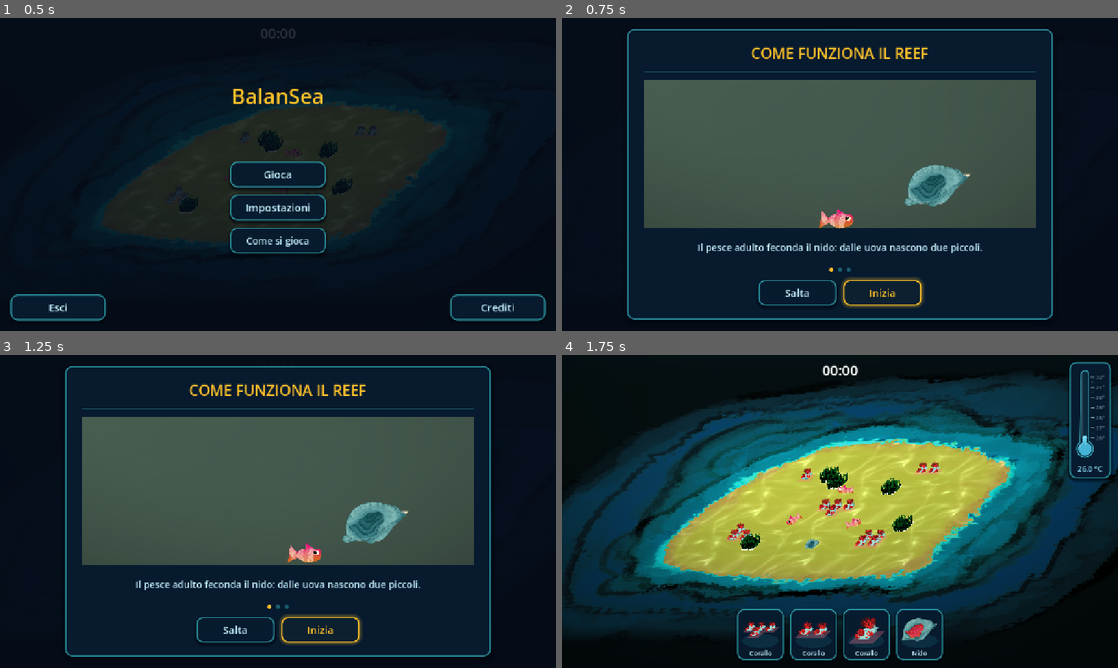
Above: before the commit, frames 1-4 (two rows, left to right).
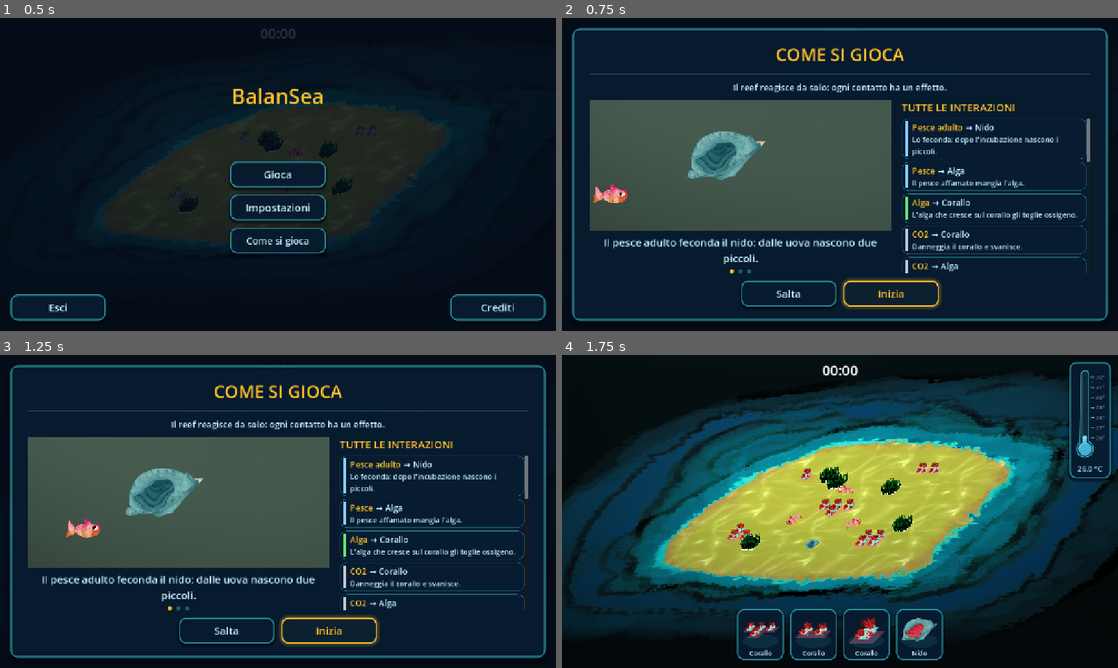
Above: after the commit, the same moments.

Repository: TakFog/rgj2026
Game: Godot game, scene res://main/main.tscn
Two runs of this game, one before a commit and one after it. Both use one fixed random seed, a clock stepped at 60 frames per second and the inputs below. Sound files missing from this copy of the repository are replaced by a short silence.
Inputs:
- Up to frame 1 (0.5 s): no input
- Up to frame 2 (0.75 s): click "Gioca" at 0.5 s
- Up to frame 3 (1.25 s): no input
- Up to frame 4 (1.75 s): click "Salta" at 1.25 s

Frame 1 is identical in both runs. In frame 2, 30% of the frame differs, in the area x 1-99%, y 3-97%; in frame 3, 30%; in frame 4, nothing differs.

Commit message:
Expand Come si gioca with all interactions and a full-screen layout

Diff:
--- /dev/null
+++ b/core/tutorial_interactions.gd
@@ -0,0 +1,98 @@
+class_name TutorialInteractions
+extends RefCounted
+## Complete player-facing interaction reference for the "Come si gioca" screen.
+## Mirrors docs/GDD.md §8 (plus the two core fish behaviours), but describes the
+## effects qualitatively so balance-number changes do not make the tutorial stale.
+
+const ROWS: Array[Dictionary] = [
+	{
+		"agent": "Pesce adulto", "target": "Nido",
+		"effect": "Lo feconda: dopo l'incubazione nascono i piccoli.",
+		"color": Color(0.55, 0.8, 1.0),
+	},
+	{
+		"agent": "Pesce", "target": "Alga",
+		"effect": "Il pesce affamato mangia l'alga.",
+		"color": Color(0.55, 0.8, 1.0),
+	},
+	{
+		"agent": "Alga", "target": "Corallo",
+		"effect": "L'alga che cresce sul corallo gli toglie ossigeno.",
+		"color": Color(0.4, 0.9, 0.45),
+	},
+	{
+		"agent": "CO2", "target": "Corallo",
+		"effect": "Danneggia il corallo e svanisce.",
+		"color": Color(0.75, 0.78, 0.82),
+	},
+	{
+		"agent": "CO2", "target": "Alga",
+		"effect": "Viene assorbita e l'alga si espande subito.",
+		"color": Color(0.75, 0.78, 0.82),
+	},
+	{
+		"agent": "CO2", "target": "Nido con uova",
+		"effect": "Le uova muoiono; il nido torna vuoto.",
+		"color": Color(0.75, 0.78, 0.82),
+	},
+	{
+		"agent": "Busta", "target": "Pesce",
+		"effect": "Il pesce muore; la busta resta.",
+		"color": Color(0.9, 0.9, 0.95),
+	},
+	{
+		"agent": "Busta", "target": "Corallo",
+		"effect": "Danneggia il corallo e svanisce.",
+		"color": Color(0.9, 0.9, 0.95),
+	},
+	{
+		"agent": "Ciclone", "target": "Pesce o alga",
+		"effect": "Pesci e alghe vengono distrutti.",
+		"color": Color(0.45, 0.85, 0.95),
+	},
+	{
+		"agent": "Ciclone", "target": "Nido",
+		"effect": "Il nido viene distrutto.",
+		"color": Color(0.45, 0.85, 0.95),
+	},
+	{
+		"agent": "Ciclone", "target": "CO2 o busta",
+		"effect": "Le minacce vengono rimosse.",
+		"color": Color(0.45, 0.85, 0.95),
+	},
+	{
+		"agent": "Ciclone", "target": "Predatore",
+		"effect": "Il predatore viene rimosso.",
+		"color": Color(0.45, 0.85, 0.95),
+	},
+	{
+		"agent": "Ciclone", "target": "Corallo",
+		"effect": "Il corallo muore; il ciclone svanisce.",
+		"color": Color(0.45, 0.85, 0.95),
+	},
+	{
+		"agent": "Predatore", "target": "Pesce",
+		"effect": "Il predatore mangia il pesce.",
+		"color": Color(1.0, 0.55, 0.25),
+	},
+	{
+		"agent": "Predatore", "target": "Nido con uova",
+		"effect": "Mangia le uova; il nido torna vuoto.",
+		"color": Color(1.0, 0.55, 0.25),
+	},
+	{
+		"agent": "Tartaruga", "target": "Predatore",
+		"effect": "Lo allontana: smette di cacciare e se ne va.",
+		"color": Color(0.4, 1.0, 0.6),
+	},
+	{
+		"agent": "Tartaruga", "target": "Busta",
+		"effect": "Rimuove la busta, poi se ne va.",
+		"color": Color(0.4, 1.0, 0.6),
+	},
+	{
+		"agent": "Tartaruga", "target": "Alga",
+		"effect": "La mangia, più in fretta di un pesce.",
+		"color": Color(0.4, 1.0, 0.6),
+	},
+]
--- /dev/null
+++ b/tests/unit/test_tutorial_interactions.gd
@@ -0,0 +1,34 @@
+extends TestCase
+## The "Come si gioca" reference must cover the GDD §8 interaction table.
+
+func test_rows_cover_the_gdd_interactions() -> void:
+	var keys := {}
+	for row in TutorialInteractions.ROWS:
+		assert_false(row["agent"].is_empty(), "empty agent")
+		assert_false(row["target"].is_empty(), "empty target")
+		assert_false(row["effect"].is_empty(), "empty effect")
+		keys["%s|%s" % [row["agent"], row["target"]]] = true
+
+	for key in [
+		"Alga|Corallo",
+		"CO2|Corallo",
+		"CO2|Alga",
+		"CO2|Nido con uova",
+		"Busta|Pesce",
+		"Busta|Corallo",
+		"Ciclone|Pesce o alga",
+		"Ciclone|Nido",
+		"Ciclone|CO2 o busta",
+		"Ciclone|Predatore",
+		"Ciclone|Corallo",
+		"Predatore|Pesce",
+		"Predatore|Nido con uova",
+		"Tartaruga|Predatore",
+		"Tartaruga|Busta",
+		"Tartaruga|Alga",
+	]:
+		assert_true(keys.has(key), "missing interaction: %s" % key)
+
+
+func test_rows_have_enough_entries_for_a_real_reference() -> void:
+	assert_true(TutorialInteractions.ROWS.size() >= 16)
--- a/tests/unit/test_tutorial_stage.gd
+++ b/tests/unit/test_tutorial_stage.gd
@@ -26,6 +26,9 @@
 			assert_false(node.is_in_group(group), "%s joined %s" % [node.name, group])
 
 
-func test_stage_width_matches_the_tutorial_card() -> void:
-	assert_eq(TutorialStage.STAGE_SIZE.x, TutorialScreen.CONTENT_WIDTH,
-			"the stage must fill the card's content width")
+func test_stage_fills_the_tutorial_pane() -> void:
+	var stage := TutorialStage.new()
+	assert_eq(stage.size_flags_horizontal, Control.SIZE_EXPAND_FILL)
+	assert_eq(stage.size_flags_vertical, Control.SIZE_EXPAND_FILL)
+	assert_true(TutorialStage.STAGE_SIZE.x > 0.0)
+	stage.free()
--- a/ui/b_tutorial_screen.gd
+++ b/ui/b_tutorial_screen.gd
@@ -1,9 +1,9 @@
 class_name TutorialScreen
 extends ColorRect
-## Full-screen tutorial between the menu and the run. Three hand-animated
-## vignettes use the game's own art and oblique view. The run stays paused
-## behind it; only the front end starts the run when the player leaves.
-## Works while the tree is paused.
+## Full-screen tutorial between the menu and the run. The left pane animates
+## the three core reactions with the game's own art and oblique view; the right
+## pane lists every GDD §8 interaction. The run stays paused behind it; only the
+## front end starts the run when the player leaves. Works while the tree is paused.
 
 signal run_started
 signal closed
@@ -14,9 +14,9 @@
 enum InputAction { NONE, NEXT, PRIMARY }
 
 const SECONDS_PER_STEP := 6.0
-const BUTTON_SIZE := Vector2(180.0, 60.0)
-## Content width of the card; TutorialStage fills it edge to edge.
-const CONTENT_WIDTH := 900.0
+const SCREEN_MARGIN := 24.0
+const RIGHT_COLUMN_MIN_WIDTH := 340.0
+const CAPTION_FONT_SIZE := 24
 
 var _mode := Mode.START
 var _sequence: TutorialSequence
@@ -54,62 +54,110 @@
 	process_mode = Node.PROCESS_MODE_ALWAYS
 	visible = false
 	mouse_filter = Control.MOUSE_FILTER_STOP
-	color = Color(0.02, 0.05, 0.1, 0.94)
+	color = SeaStyle.OVERLAY_COLOR
 	set_anchors_and_offsets_preset(Control.PRESET_FULL_RECT)
 
 	_sequence = TutorialSequence.new()
 
-	var center := CenterContainer.new()
-	center.set_anchors_and_offsets_preset(Control.PRESET_FULL_RECT)
-	add_child(center)
+	var margin := MarginContainer.new()
+	margin.set_anchors_and_offsets_preset(Control.PRESET_FULL_RECT)
+	for side in ["left", "right", "top", "bottom"]:
+		margin.add_theme_constant_override("margin_%s" % side, int(SCREEN_MARGIN))
+	add_child(margin)
 
 	var card := PanelContainer.new()
 	card.add_theme_stylebox_override("panel", SeaStyle.panel_box())
-	center.add_child(card)
+	card.size_flags_horizontal = Control.SIZE_EXPAND_FILL
+	card.size_flags_vertical = Control.SIZE_EXPAND_FILL
+	margin.add_child(card)
 
 	var box := VBoxContainer.new()
-	box.custom_minimum_size = Vector2(CONTENT_WIDTH, 0.0)
-	box.add_theme_constant_override("separation", 18)
+	box.size_flags_horizontal = Control.SIZE_EXPAND_FILL
+	box.size_flags_vertical = Control.SIZE_EXPAND_FILL
+	box.add_theme_constant_override("separation", SeaStyle.MENU_SEPARATION)
 	card.add_child(box)
 
 	var title := Label.new()
-	title.text = "COME FUNZIONA IL REEF"
-	title.horizontal_alignment = HORIZONTAL_ALIGNMENT_CENTER
-	title.add_theme_font_size_override("font_size", 34)
-	title.add_theme_color_override("font_color", SeaStyle.SAND_COLOR)
+	title.text = "COME SI GIOCA"
+	SeaStyle.style_title(title)
 	box.add_child(title)
-
-	var divider := ColorRect.new()
-	divider.color = Color(SeaStyle.RIM_COLOR, 0.35)
-	divider.custom_minimum_size = Vector2(0, 2)
-	divider.mouse_filter = Control.MOUSE_FILTER_IGNORE
-	box.add_child(divider)
+	box.add_child(SeaStyle.divider())
+
+	var intro := Label.new()
+	intro.text = "Il reef reagisce da solo: ogni contatto ha un effetto."
+	intro.horizontal_alignment = HORIZONTAL_ALIGNMENT_CENTER
+	intro.add_theme_font_size_override("font_size", 20)
+	intro.add_theme_color_override("font_color", SeaStyle.CAPTION_COLOR)
+	box.add_child(intro)
+
+	var content := HBoxContainer.new()
+	content.size_flags_horizontal = Control.SIZE_EXPAND_FILL
+	content.size_flags_vertical = Control.SIZE_EXPAND_FILL
+	content.add_theme_constant_override("separation", 24)
+	box.add_child(content)
+
+	# Left: the three animated core-loop vignettes.
+	var left := VBoxContainer.new()
+	left.size_flags_horizontal = Control.SIZE_EXPAND_FILL
+	left.size_flags_vertical = Control.SIZE_EXPAND_FILL
+	left.size_flags_stretch_ratio = 1.6
+	left.add_theme_constant_override("separation", 8)
+	content.add_child(left)
 
 	_stage = TutorialStage.new(Game.VIEW_SETTINGS.x_axis, Game.VIEW_SETTINGS.y_axis)
-	box.add_child(_stage)
+	_stage.size_flags_horizontal = Control.SIZE_EXPAND_FILL
+	_stage.size_flags_vertical = Control.SIZE_EXPAND_FILL
+	left.add_child(_stage)
 
 	_caption = Label.new()
 	_caption.horizontal_alignment = HORIZONTAL_ALIGNMENT_CENTER
 	_caption.vertical_alignment = VERTICAL_ALIGNMENT_CENTER
 	_caption.autowrap_mode = TextServer.AUTOWRAP_WORD_SMART
-	_caption.add_theme_font_size_override("font_size", 22)
+	_caption.add_theme_font_size_override("font_size", CAPTION_FONT_SIZE)
 	_caption.add_theme_color_override("font_color", SeaStyle.CAPTION_COLOR)
-	_caption.custom_minimum_size = Vector2(0, 56)
+	_caption.custom_minimum_size = Vector2(0, 46)
 	_caption.size_flags_horizontal = Control.SIZE_EXPAND_FILL
-	box.add_child(_caption)
-
-	box.add_child(_build_dots())
+	left.add_child(_caption)
+	left.add_child(_build_dots())
+
+	# Right: the complete GDD §8 interaction reference.
+	var right := VBoxContainer.new()
+	right.size_flags_horizontal = Control.SIZE_EXPAND_FILL
+	right.size_flags_vertical = Control.SIZE_EXPAND_FILL
+	right.custom_minimum_size.x = RIGHT_COLUMN_MIN_WIDTH
+	right.add_theme_constant_override("separation", 8)
+	content.add_child(right)
+
+	var list_title := Label.new()
+	list_title.text = "TUTTE LE INTERAZIONI"
+	list_title.add_theme_font_size_override("font_size", 24)
+	list_title.add_theme_color_override("font_color", SeaStyle.SAND_COLOR)
+	right.add_child(list_title)
+
+	var scroll := ScrollContainer.new()
+	scroll.size_flags_horizontal = Control.SIZE_EXPAND_FILL
+	scroll.size_flags_vertical = Control.SIZE_EXPAND_FILL
+	scroll.horizontal_scroll_mode = ScrollContainer.SCROLL_MODE_DISABLED
+	right.add_child(scroll)
+
+	var rows := VBoxContainer.new()
+	rows.size_flags_horizontal = Control.SIZE_EXPAND_FILL
+	rows.add_theme_constant_override("separation", 6)
+	rows.mouse_filter = Control.MOUSE_FILTER_IGNORE
+	scroll.add_child(rows)
+	for data in TutorialInteractions.ROWS:
+		rows.add_child(_interaction_row(data))
 
 	var actions := HBoxContainer.new()
 	actions.alignment = BoxContainer.ALIGNMENT_CENTER
 	actions.add_theme_constant_override("separation", 16)
 	box.add_child(actions)
 
-	_skip = _button("Salta")
+	_skip = SeaStyle.menu_button("Salta")
 	_skip.pressed.connect(_on_skip_pressed)
 	actions.add_child(_skip)
 
-	_primary = _button("Inizia")
+	_primary = SeaStyle.menu_button("Inizia")
 	SeaStyle.style_highlighted_button(_primary)
 	_primary.pressed.connect(_on_primary_pressed)
 	actions.add_child(_primary)
@@ -188,6 +236,73 @@
 		InputAction.NEXT:
 			get_viewport().set_input_as_handled()
 			_next_step()
+
+
+## One interaction row: coloured agent name, arrow, target and effect.
+func _interaction_row(data: Dictionary) -> Control:
+	var panel := PanelContainer.new()
+	var style := SeaStyle.card_box(0.15, 1)
+	style.shadow_size = 0
+	style.content_margin_left = 10.0
+	style.content_margin_right = 10.0
+	style.content_margin_top = 7.0
+	style.content_margin_bottom = 7.0
+	panel.add_theme_stylebox_override("panel", style)
+	panel.size_flags_horizontal = Control.SIZE_EXPAND_FILL
+	panel.mouse_filter = Control.MOUSE_FILTER_IGNORE
+
+	var row := HBoxContainer.new()
+	row.add_theme_constant_override("separation", 10)
+	row.mouse_filter = Control.MOUSE_FILTER_IGNORE
+	panel.add_child(row)
+
+	var accent := ColorRect.new()
+	accent.color = data.get("color", SeaStyle.RIM_COLOR)
+	accent.custom_minimum_size = Vector2(4, 0)
+	accent.mouse_filter = Control.MOUSE_FILTER_IGNORE
+	row.add_child(accent)
+
+	var text := VBoxContainer.new()
+	text.size_flags_horizontal = Control.SIZE_EXPAND_FILL
+	text.add_theme_constant_override("separation", 2)
+	text.mouse_filter = Control.MOUSE_FILTER_IGNORE
+	row.add_child(text)
+
+	var header := HBoxContainer.new()
+	header.add_theme_constant_override("separation", 6)
+	header.mouse_filter = Control.MOUSE_FILTER_IGNORE
+	text.add_child(header)
+
+	var agent := Label.new()
+	agent.text = data["agent"]
+	agent.add_theme_font_size_override("font_size", 19)
+	agent.add_theme_color_override("font_color", SeaStyle.SAND_COLOR)
+	agent.mouse_filter = Control.MOUSE_FILTER_IGNORE
+	header.add_child(agent)
+
+	var arrow := Label.new()
+	arrow.text = "→"
+	arrow.add_theme_font_size_override("font_size", 19)
+	arrow.add_theme_color_override("font_color", SeaStyle.CAPTION_COLOR)
+	arrow.mouse_filter = Control.MOUSE_FILTER_IGNORE
+	header.add_child(arrow)
+
+	var target := Label.new()
+	target.text = data["target"]
+	target.add_theme_font_size_override("font_size", 19)
+	target.add_theme_color_override("font_color", SeaStyle.CAPTION_COLOR)
+	target.mouse_filter = Control.MOUSE_FILTER_IGNORE
+	header.add_child(target)
+
+	var effect := Label.new()
+	effect.text = data["effect"]
+	effect.autowrap_mode = TextServer.AUTOWRAP_WORD_SMART
+	effect.add_theme_font_size_override("font_size", 17)
+	effect.add_theme_color_override("font_color", SeaStyle.CAPTION_COLOR)
+	effect.size_flags_horizontal = Control.SIZE_EXPAND_FILL
+	effect.mouse_filter = Control.MOUSE_FILTER_IGNORE
+	text.add_child(effect)
+	return panel
 
 
 func _build_dots() -> HBoxContainer:
@@ -210,12 +325,3 @@
 	box.set_corner_radius_all(5)
 	box.anti_aliasing = true
 	return box
-
-
-func _button(text: String) -> Button:
-	var button := Button.new()
-	button.text = text
-	button.custom_minimum_size = BUTTON_SIZE
-	button.add_theme_font_size_override("font_size", 24)
-	SeaStyle.style_button(button)
-	return button
--- a/ui/b_tutorial_stage.gd
+++ b/ui/b_tutorial_stage.gd
@@ -6,11 +6,15 @@
 ## One step is built and animated at a time; TutorialScreen advances them.
 
 const SEABED_SHADER := preload("res://main/seabed.gdshader")
-const CELL_PX := 56.0
-const STAGE_SIZE := Vector2(900, 340)
-const NEST_HEIGHT := 110.0
-const ALGAE_HEIGHT := 90.0
-const CORAL_HEIGHT := 120.0
+const CELL_PX := 64.0
+## Minimum size; the tutorial screen stretches the stage to fill its pane.
+const STAGE_SIZE := Vector2(460, 270)
+## The vignettes use cells around x 1.2..6.2, y 1.5..2.7. Keep them centred in
+## the pane instead of anchored to the top-left of that range.
+const CONTENT_CENTER := Vector2(3.7, 2.0)
+const NEST_HEIGHT := 130.0
+const ALGAE_HEIGHT := 105.0
+const CORAL_HEIGHT := 140.0
 
 var _projection: ViewProjection
 var _layer: Node2D
@@ -30,6 +34,7 @@
 func _init(x_axis := Vector2(1, 0), y_axis := Vector2(-0.5, 0.5)) -> void:
 	custom_minimum_size = STAGE_SIZE
 	size_flags_horizontal = Control.SIZE_EXPAND_FILL
+	size_flags_vertical = Control.SIZE_EXPAND_FILL
 	mouse_filter = Control.MOUSE_FILTER_IGNORE
 	_projection = ViewProjection.new(x_axis, y_axis, CELL_PX)
 
@@ -91,7 +96,7 @@
 func _pos(cell: Vector2) -> Vector2:
 	var stage_size := size if size.x > 0.0 else STAGE_SIZE
 	var origin := Vector2(stage_size.x * 0.5, stage_size.y * 0.72)
-	return origin + _projection.to_screen(cell) - _projection.to_screen(Vector2.ZERO)
+	return origin + _projection.to_screen(cell - CONTENT_CENTER) - _projection.to_screen(Vector2.ZERO)
 
 
 func _sprite(texture: Texture2D, height_px: float, cell: Vector2, tint := Color.WHITE) -> Sprite2D:
Not shown, added: core/tutorial_interactions.gd.uid
Not shown, added: tests/unit/test_tutorial_interactions.gd.uid
Not shown, changed: docs/GDD.md
